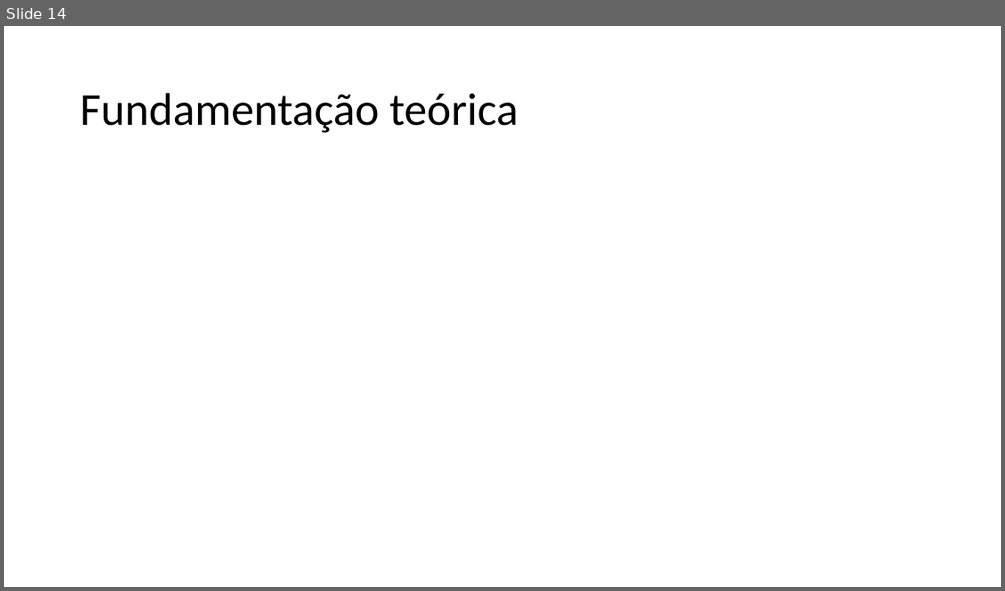
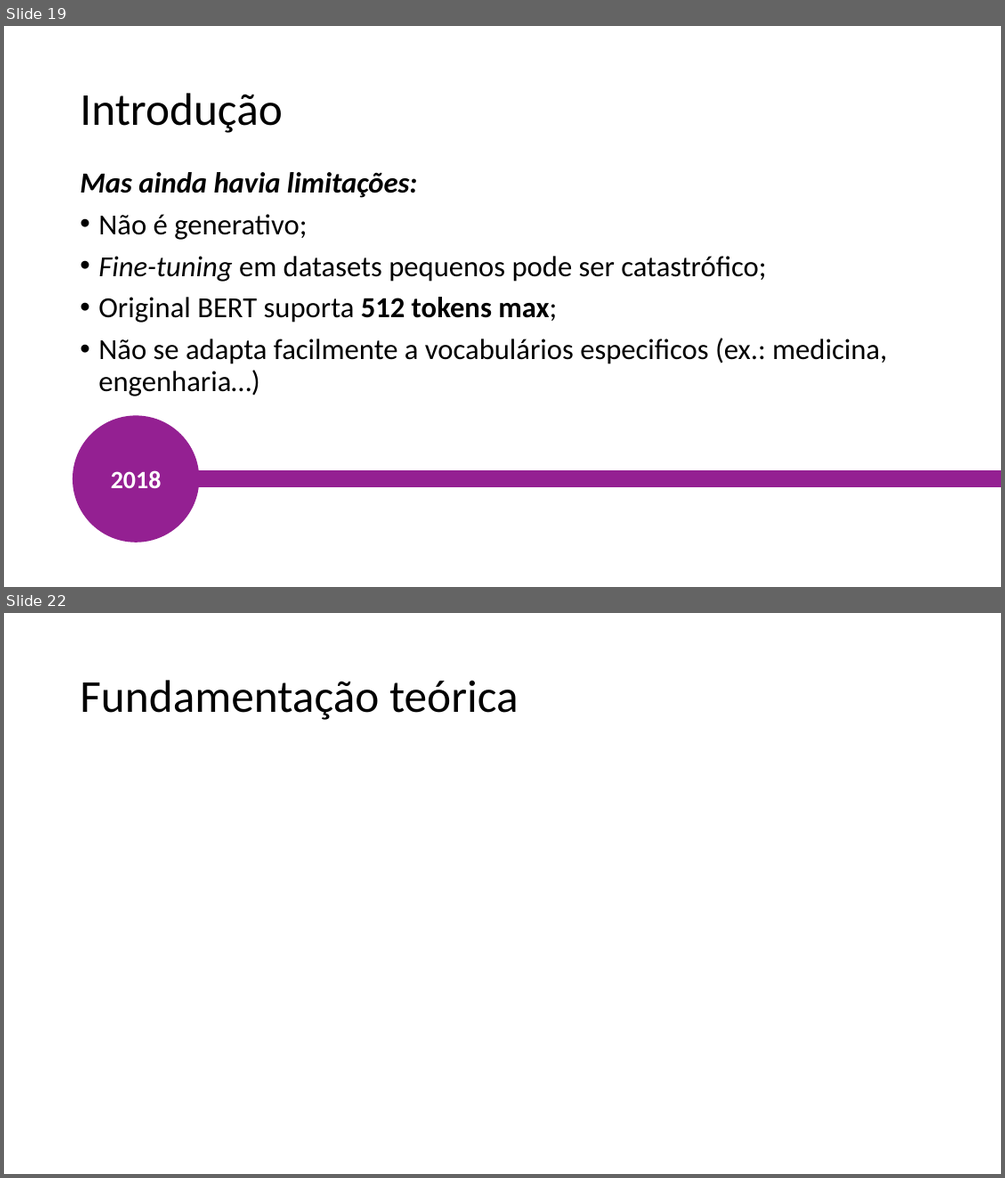
Before and after one commit to guerrato/guerrato_967_tp558, a slide deck: seminarios/ciclo 2/TP558_LoRA.pptx. Shown one above the other, each under a label of ours: slide 14 before the commit, slides 19 and 22 after it; the slides between them are not shown. The pictures are 1005x591 and 1005x1178 pixels, drawn with LibreOffice and Linux fonts; fonts in the diff are those of the drawing. Boxes give left, top, right and bottom in pixels: in the first picture for what was removed or moved away, otherwise in the second. Text is boxed around its words. In the diff, an @@ line names an element or a change of style, - is before the commit and + after.

```diff
--- a/seminarios/ciclo 2/TP558_LoRA.pptx
+++ b/seminarios/ciclo 2/TP558_LoRA.pptx
@@ slide 19 added at (4, 26, 1001, 587), background #FFFFFF @@
@@ title added at (80, 93, 283, 133), 44 pt, text #000000 @@
+Introdução
@@ text added at (80, 172, 887, 396), 28 pt, text #000000 @@
+Mas ainda havia limitações:
+• Não é generativo;
+• Fine-tuning em datasets pequenos pode ser catastrófico;
+• Original BERT suporta 512 tokens max;
+• Não se adapta facilmente a vocabulários especificos (ex.: medicina, engenharia…)
@@ ellipse added at (73, 416, 200, 543), fill #942092, 24 pt, text #FFFFFF, bold @@
+2018
@@ line added from (175, 478) to (1001, 478), #942092 16 pt @@
@@ what was slide 14 is now slide 22 @@
```
Also in this commit, not shown: 12 slides changed, 7 other slides added.
